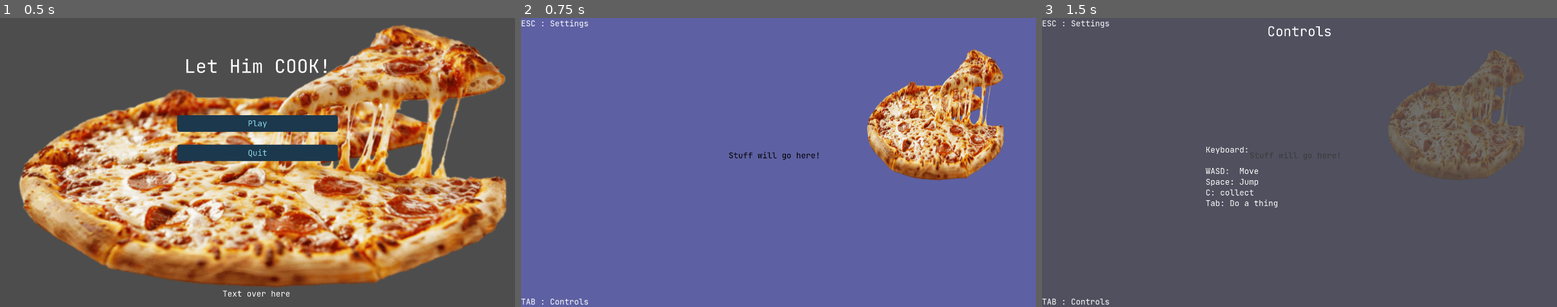
Above: before the commit, frames 1-3 (left to right).
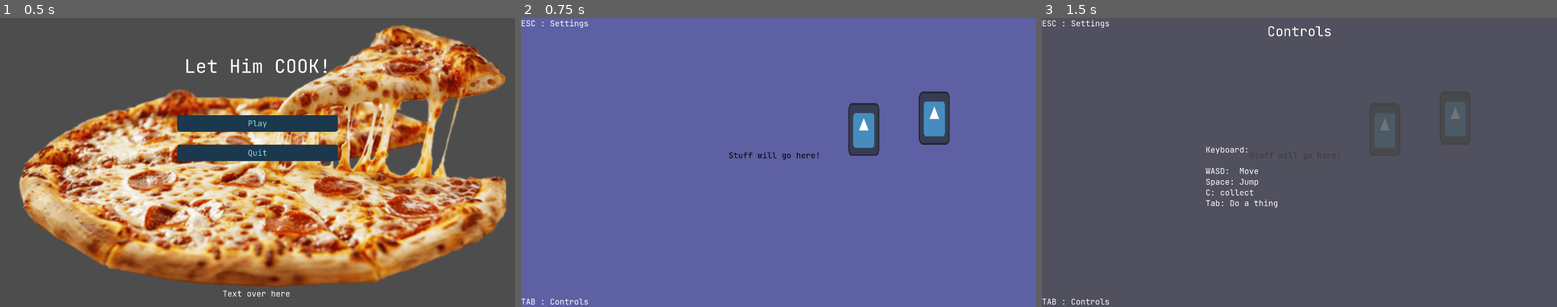
Above: after the commit, the same moments.

Repository: MikeyMictan1/Warwick-Game-Jam-2026
Game: Godot game, scene res://UI/ui_scenes/MainMenu.tscn
Two runs of this game, one before a commit and one after it. Both use one fixed random seed, a clock stepped at 60 frames per second and the inputs below. The engine's default icon, where the game draws it, is replaced by a stand-in: a white triangle on a blue panel in a dark square.
Inputs (mouse positions are in pixels of both pictures, inside the frame that each line leads up to):
- Up to frame 1 (0.5 s): no input
- Up to frame 2 (0.75 s): click "Play" at 0.5 s
- Up to frame 3 (1.5 s): tap Enter at 1.25 s; move the mouse to (1412, 148) at 1.27 s; hold Tab (toggle_controls) from 1.28 s (still down); click (1412, 148) at 1.42 s

Frame 1 is identical in both runs. In frame 2, 8.5% of the frame differs, in the area x 63-94%, y 10-57%; in frame 3, 6.2%.

Commit message:
Ingredient Combination Logic working

Diff:
--- a/Autoload/RecipeManager.gd
+++ b/Autoload/RecipeManager.gd
@@ -1,6 +1,7 @@
 extends Node
 
 @export var trash_item : IngredientResource
+const INGREDIENT_SCENE = preload("res://Scenes/Ingredient.tscn")
 
 var recipe_lookup = {}
 
@@ -165,12 +166,17 @@
 		result_ingredient = trash_item
 
 	# Get rid of the two items, and spawn the new one
-	spawn_new_item(result_ingredient, ing_a.global_position)
+	spawn_new_item(result_ingredient, item_a.global_position)
 	item_a.queue_free()
 	item_b.queue_free()
 
 """
-Spawns a new item of the given ingredient at the given position
+Spawns a new IngredientScene of the given ingredient at the given position
 """
-func spawn_new_item(ingredient: IngredientResource, position: Vector2) -> void:
-	pass
+func spawn_new_item(ingredient: IngredientResource, position: Vector2) -> IngredientScene:
+	var new_item = INGREDIENT_SCENE.instantiate()
+	new_item.ingredient_data = ingredient
+	new_item.global_position = position
+	get_tree().current_scene.add_child(new_item)
+	print("Created: ", ingredient.get_ingredient_name())
+	return new_item
--- a/Resources/Pasta_Salad.tres
+++ b/Resources/Pasta_Salad.tres
@@ -1,9 +1,9 @@
 [gd_resource type="Resource" script_class="IngredientResource" load_steps=3 format=3 uid="uid://crb3eltrdkfph"]
 
-[ext_resource type="Texture2D" uid="uid://os4diqq4go5e" path="res://icon.svg" id="1_icon"]
 [ext_resource type="Script" uid="uid://d0fahplylun1n" path="res://Scripts/IngredientResource.gd" id="1_script"]
+[ext_resource type="Texture2D" uid="uid://bjxy38vww0ttd" path="res://Assets/Art/UI_Art/pizza.png" id="2_vn2u4"]
 
 [resource]
 script = ExtResource("1_script")
 name = "Pasta_Salad"
-icon = ExtResource("1_icon")
+icon = ExtResource("2_vn2u4")
--- a/Scenes/Ingredient.tscn
+++ b/Scenes/Ingredient.tscn
@@ -1,6 +1,5 @@
-[gd_scene load_steps=4 format=3 uid="uid://ctrn2nwo2rxqi"]
+[gd_scene load_steps=3 format=3 uid="uid://ctrn2nwo2rxqi"]
 
-[ext_resource type="Texture2D" uid="uid://os4diqq4go5e" path="res://icon.svg" id="1_p4p6r"]
 [ext_resource type="Script" uid="uid://chkonkirhweqp" path="res://Scripts/IngredientScene.gd" id="1_qi145"]
 
 [sub_resource type="RectangleShape2D" id="RectangleShape2D_qi145"]
@@ -11,7 +10,6 @@
 [node name="Sprite2D" type="Sprite2D" parent="."]
 position = Vector2(-1.1920929e-07, -2.9802322e-07)
 scale = Vector2(0.15625, 0.15625)
-texture = ExtResource("1_p4p6r")
 
 [node name="CollisionShape2D" type="CollisionShape2D" parent="."]
 shape = SubResource("RectangleShape2D_qi145")
--- a/Scenes/MainScene.tscn
+++ b/Scenes/MainScene.tscn
@@ -1,8 +1,9 @@
-[gd_scene load_steps=5 format=3 uid="uid://ccarxryw6scdg"]
+[gd_scene load_steps=6 format=3 uid="uid://ccarxryw6scdg"]
 
 [ext_resource type="Script" uid="uid://dslbl3i32erhh" path="res://Scripts/MainScene.gd" id="1_hpc76"]
 [ext_resource type="PackedScene" uid="uid://ctrn2nwo2rxqi" path="res://Scenes/Ingredient.tscn" id="2_tr2i4"]
-[ext_resource type="Resource" uid="uid://6xax2r7hiw6" path="res://Resources/test_ingredient.tres" id="3_nhkr4"]
+[ext_resource type="Resource" uid="uid://cd7odfpp1yywl" path="res://Resources/Lettuce.tres" id="3_7rqgy"]
+[ext_resource type="Resource" uid="uid://iruq2f54b0f5" path="res://Resources/Dried_Pasta.tres" id="4_7rqgy"]
 
 [sub_resource type="CanvasTexture" id="CanvasTexture_2ia5b"]
 
@@ -46,7 +47,12 @@
 layout_mode = 2
 text = "TAB : Controls"
 
-[node name="Ingredient" parent="." instance=ExtResource("2_tr2i4")]
+[node name="Ingredient2" parent="." instance=ExtResource("2_tr2i4")]
 position = Vector2(1541, 374)
 scale = Vector2(5.749468, 9.882487)
-ingredient_data = ExtResource("3_nhkr4")
+ingredient_data = ExtResource("3_7rqgy")
+
+[node name="Ingredient" parent="." instance=ExtResource("2_tr2i4")]
+position = Vector2(1278, 417)
+scale = Vector2(5.749468, 9.882487)
+ingredient_data = ExtResource("4_7rqgy")
--- a/Scripts/IngredientScene.gd
+++ b/Scripts/IngredientScene.gd
@@ -1,16 +1,44 @@
 extends Area2D
 class_name IngredientScene
 
-# This is where the .tres file goes
-@export var ingredient_data: IngredientResource:
-	set(new_data):
-		ingredient_data = new_data
-		if is_inside_tree():
-			_apply_data()
+@export var ingredient_data: IngredientResource
+
+@onready var collision: CollisionShape2D = $CollisionShape2D
+@onready var sprite: Sprite2D = $Sprite2D
+
+var is_dragging: bool = false
+var drag_offset: Vector2 = Vector2.ZERO
 
 func _ready():
-	_apply_data()
+	sprite.texture = ingredient_data.get_ingredient_icon()
+	input_pickable = true
 
-func _apply_data():
-	if ingredient_data:
-		$Sprite2D.texture = ingredient_data.icon
+func _input_event(_viewport, event, _shape_idx):
+	# This is called when input happens INSIDE the collision shape
+	if event is InputEventMouseButton:
+		if event.button_index == MOUSE_BUTTON_LEFT and event.pressed:
+			is_dragging = true
+			drag_offset = global_position - get_global_mouse_position()
+
+func _input(event):
+	# Dont care if not dragging
+	if not is_dragging:
+		return
+
+	# For the first frame the mouse is released while dragging, set dragging to false, and try combine logic
+	if event is InputEventMouseButton:
+		if event.button_index == MOUSE_BUTTON_LEFT and not event.pressed:
+			is_dragging = false
+			try_combine()
+
+# Move the position to the mouse position every frame (+ initial offset)
+func _process(_delta):
+	if is_dragging:
+		global_position = get_global_mouse_position() + drag_offset
+
+func try_combine():
+	for other_area in get_overlapping_areas():
+		if other_area is IngredientScene:
+			print("Combining: ", ingredient_data.name, " + ", other_area.ingredient_data.name)
+			RecipeManager.combine(self, other_area)
+			return
